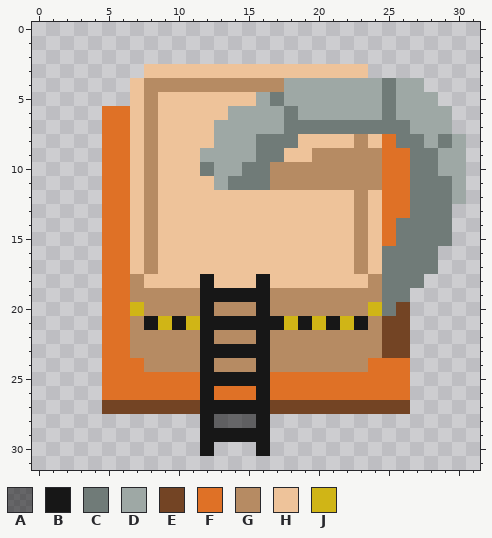
File history of a pixel-art sprite, res/power_pump.png. The picture above was drawn from the file before the commit.
The file is 32x32 pixels.
Palette (. is transparent): A #00000080  B #171717  C #707b78  D #9ea8a5  E #734424  F #df7126  G #b68b63  H #eec39a  J #d0b516
Pixels before, first column x 5:
 3 ...HHHHHHHHHHHHHHHH.......
 4 ..HGGGGGGGGGGDDDDDDDCDD...
 5 ..HGHHHHHHHDCDDDDDDDCDDD..
 6 FFHGHHHHHDDDDCDDDDDDCDDDD.
 7 FFHGHHHHDDDDDCCCCCCCCCDDD.
 8 FFHGHHHHDDDCCCHHHHGHFCCDCD
 9 FFHGHHHDDDDCCHHGGGGGFFCCDD
10 FFHGHHHCDDCCGGGGGGGGFFCCDD
11 FFHGHHHHDCCCGGGGGGGGFFCCCD
12 FFHGHHHHHHHHHHHHHHGHFFCCCD
13 FFHGHHHHHHHHHHHHHHGHFFCCC.
14 FFHGHHHHHHHHHHHHHHGHFCCCC.
15 FFHGHHHHHHHHHHHHHHGHFCCCC.
16 FFHGHHHHHHHHHHHHHHGHCCCC..
17 FFHGHHHHHHHHHHHHHHGHCCCC..
18 FFGHHHHBHHHBHHHHHHHGCCC...
19 FFGGGGGBBBBBGGGGGGGGCC....
20 FFJGGGGBGGGBGGGGGGGJCE....
21 FFGBJBJBBBBBBJBJBJBGEE....
22 FFGGGGGBGGGBGGGGGGGGEE....
23 FFGGGGGBBBBBGGGGGGGGEE....
24 FFFGGGGBGGGBGGGGGGGFFF....
25 FFFFFFFBBBBBFFFFFFFFFF....
26 FFFFFFFBFFFBFFFFFFFFFF....
27 EEEEEEEBBBBBEEEEEEEEEE....
28 .......BAAAB..............
29 .......BBBBB..............
30 .......B...B..............
And afterwards:
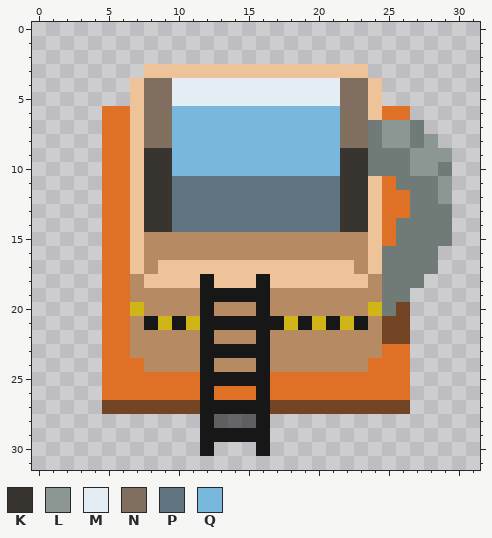
Colours new in this view: K #383430  L #8c9794  M #e3edf3  N #806f5f  P #5f7480  Q #78b8dd
Changes in this commit:
y 4: x 8..27 GGGGGGGGGGDDDDDDDCDD -> NNMMMMMMMMMMMMNNH...
y 5: x 8..28 GHHHHHHHDCDDDDDDDCDDD -> NNMMMMMMMMMMMMNNH....
y 6: x 8..29 GHHHHHDDDDCDDDDDDCDDDD -> NNQQQQQQQQQQQQNNHFF...
y 7: x 8..23 GHHHHDDDDDCCCCCC -> NNQQQQQQQQQQQQNN; x 25..29 CCDDD -> LLC..
y 8: x 8..26 GHHHHDDDCCCHHHHGHFC -> NNQQQQQQQQQQQQNNCLL; x 28..30 DCD -> L..
y 9: x 8..30 GHHHDDDDCCHHGGGGGFFCCDD -> KKQQQQQQQQQQQQKKCCCLLL.
y 10: x 8..30 GHHHCDDCCGGGGGGGGFFCCDD -> KKQQQQQQQQQQQQKKCCCLLC.
y 11: x 8..24 GHHHHDCCCGGGGGGGG -> KKPPPPPPPPPPPPKKH; x 26 F -> C; x 29..30 CD -> L.
y 12: x 8..23 GHHHHHHHHHHHHHHG -> KKPPPPPPPPPPPPKK; x 29..30 CD -> L.
y 13..14: x 8..23 GHHHHHHHHHHHHHHG -> KKPPPPPPPPPPPPKK
y 15..16: x 9..22 HHHHHHHHHHHHHH -> GGGGGGGGGGGGGG
y 23: x 25..26 EE -> FF
